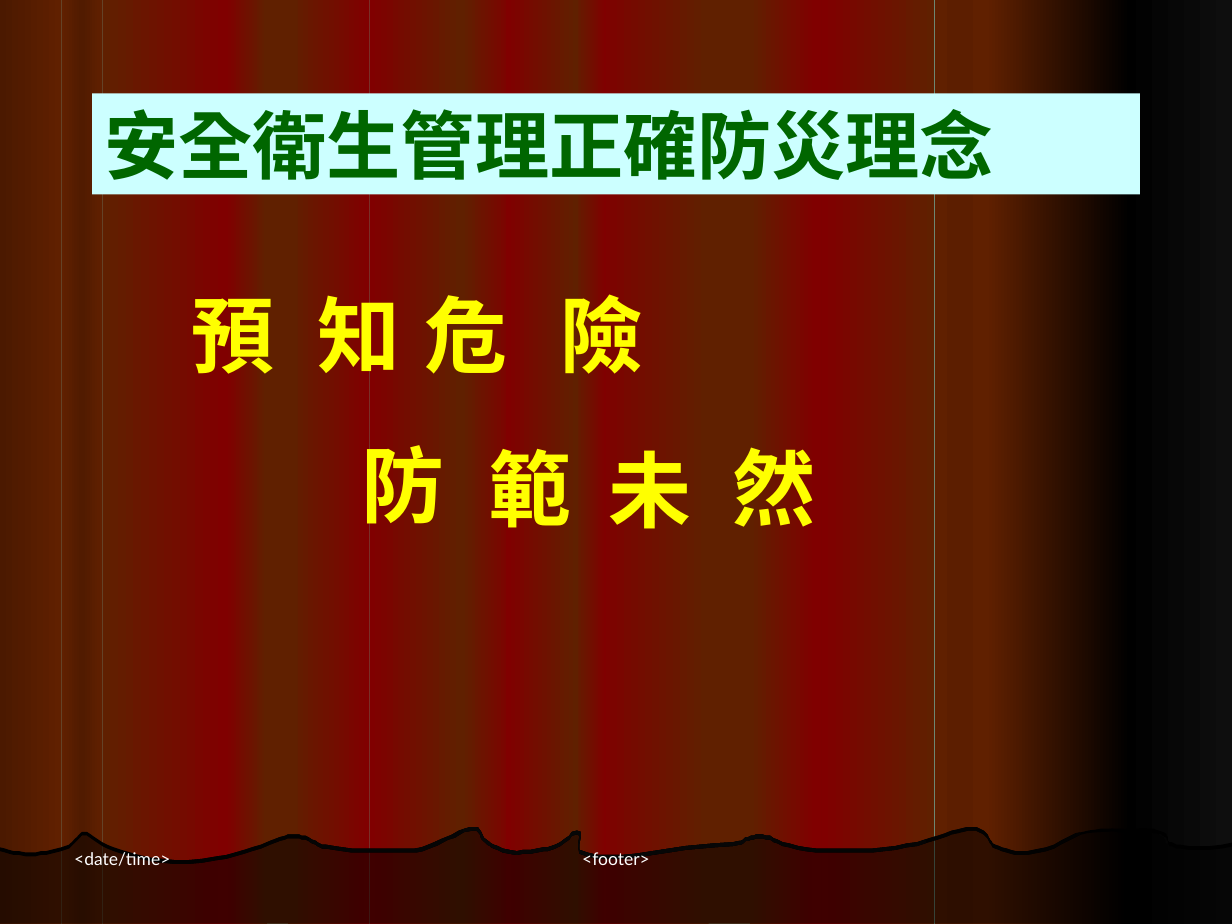
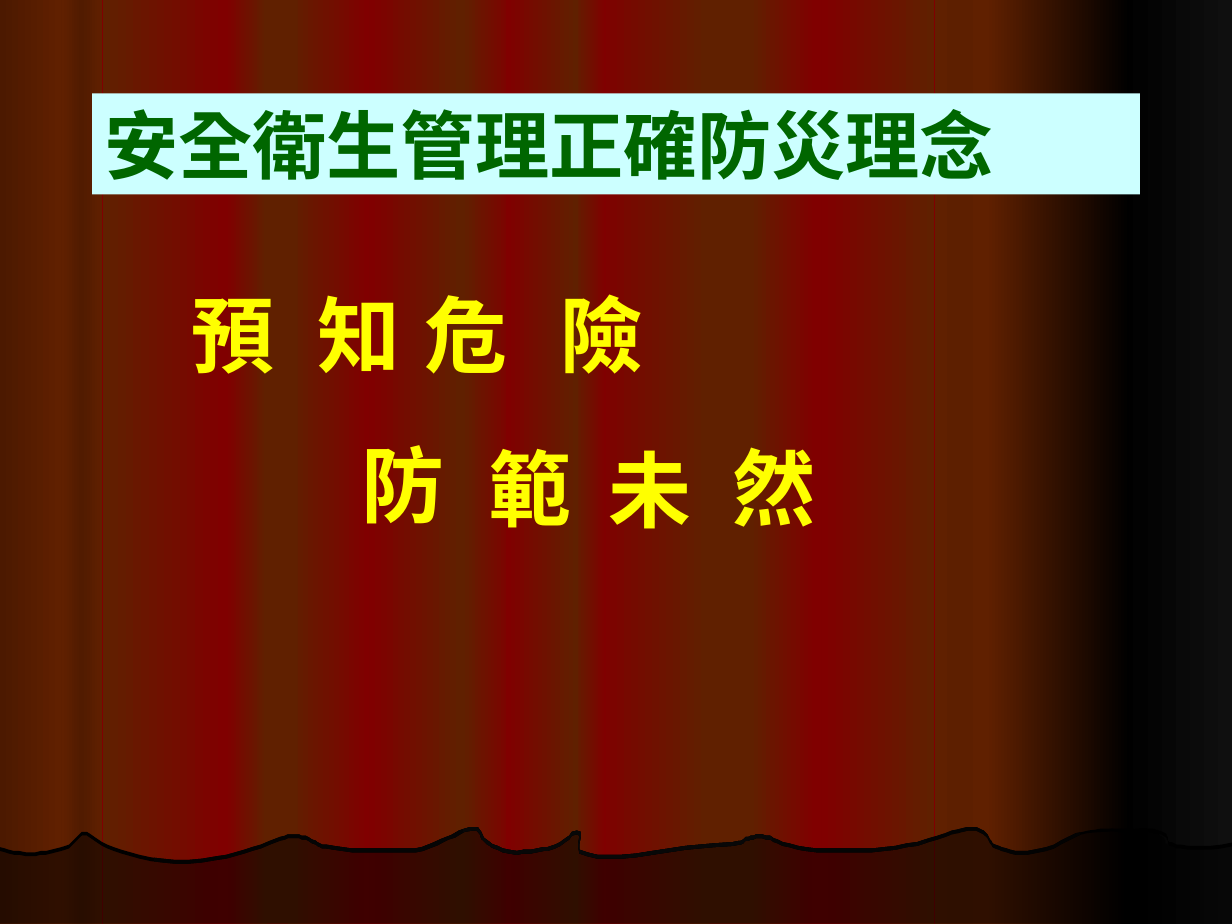
Before and after one commit to LawrenceChien/2017-PPES-Lookout-Project, a slide deck: slide 20 of 2017 PPES Lookout Project--001/000. Safety & Health/Regulations/Emergency Response.ppt. Drawn at 1232x924 pixels with LibreOffice and Linux fonts; fonts in the diff are those of the drawing. Boxes give left, top, right and bottom in pixels: in the first picture for what was removed or moved away, otherwise in the second. Text is boxed around its words. In the diff, an @@ line names an element or a change of style, - is before the commit and + after.

```diff
--- a/2017 PPES Lookout Project--001/000. Safety & Health/Regulations/Emergency Response.ppt
+++ b/2017 PPES Lookout Project--001/000. Safety & Health/Regulations/Emergency Response.ppt
@@ background #6D8771 to #800000 @@
@@ rectangle at (0, 0, 61, 924): fill gradient #602000 to #4B1900 to gradient #4C1900 to #602000 @@
@@ fill gradient #800000 to #602000 to gradient #602000 to #800000 in 3 elements at (288, 0, 369, 924), (102, 0, 225, 924), (574, 0, 607, 924) @@
@@ fill gradient #602000 to #800000 to gradient #800000 to #602000 in 3 elements at (369, 0, 462, 924), (596, 0, 709, 924), (822, 0, 935, 924) @@
@@ rectangle at (935, 0, 987, 924): fill gradient #602000 to #5C1E00 to gradient #602000 to #5D1F00 @@
@@ freeform shape at (0, 828, 1232, 924): outline redrawn @@
@@ freeform shape at (0, 827, 1232, 864): fill gradient #000000 to #070707 to gradient #000000 to #080808; outline redrawn @@
@@ text removed at (74, 850, 170, 866) @@
-<date/time>
@@ text removed at (582, 850, 650, 865) @@
-<footer>
```
Also in this commit, not shown: 32 other slides changed, 4 other files.
